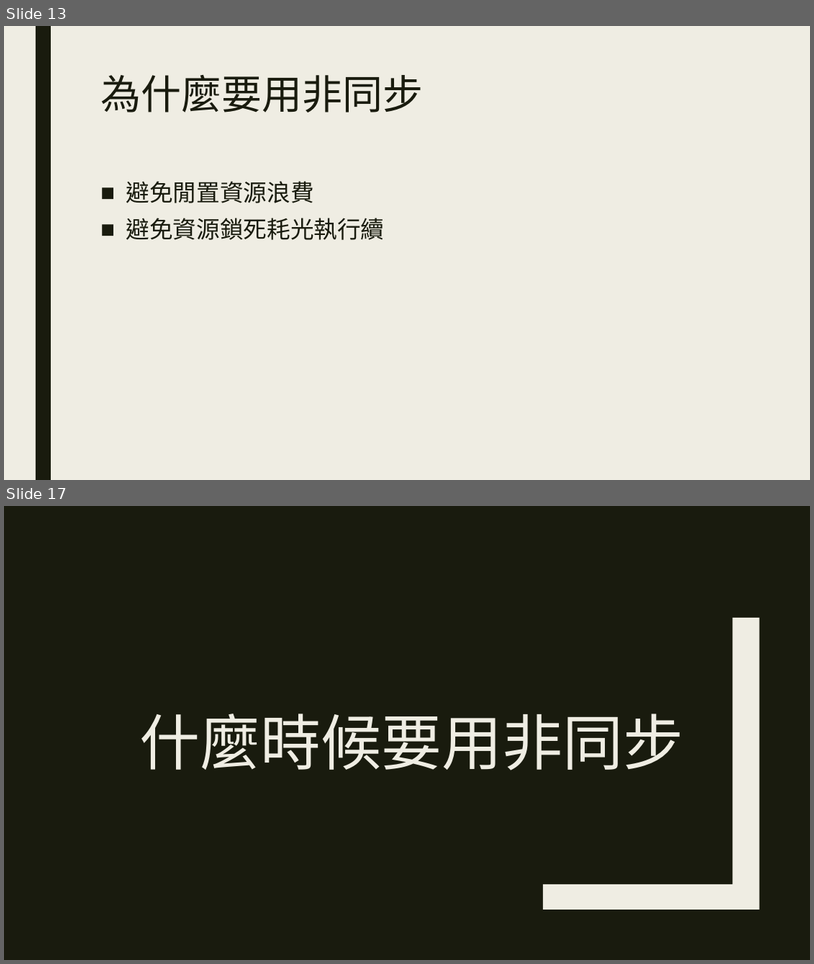
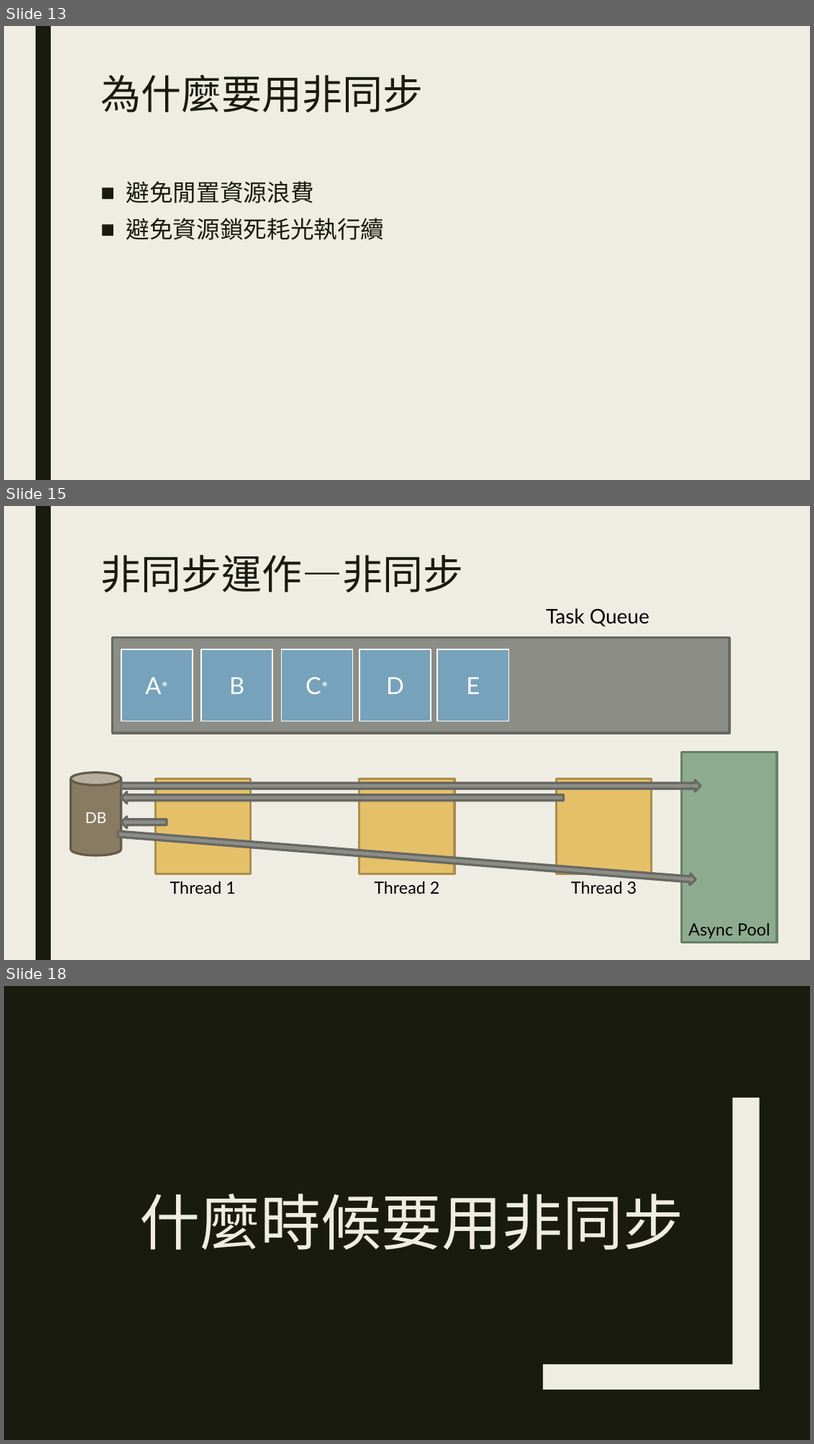
Before and after one commit to ryans610/.NET-Async-Basic, a slide deck: .NET非同步入門.pptx. Shown one above the other, each under a label of ours: slides 13 and 17 before the commit, slides 13, 15 and 18 after it; the slides between them are not shown. The pictures are 814x964 and 814x1444 pixels, drawn with LibreOffice and Linux fonts; fonts in the diff are those of the drawing. Boxes give left, top, right and bottom in pixels: in the first picture for what was removed or moved away, otherwise in the second. Text is boxed around its words. In the diff, an @@ line names an element or a change of style, - is before the commit and + after.

```diff
--- a/.NET非同步入門.pptx
+++ b/.NET非同步入門.pptx
@@ slide 15 added at (4, 506, 810, 960), background #EFEDE3; not listed: 1 template element that a slide beside it also shows @@
@@ title added at (100, 555, 463, 592), 48 pt, text #191B0E @@
+非同步運作—非同步
@@ text added at (546, 608, 650, 626), 24 pt, text #000000 @@
+Task Queue
@@ rectangle added at (112, 638, 730, 733), fill #8C8D86, outline #686863 2.75 pt @@
@@ rectangle added at (121, 649, 193, 721), fill #77A2BB, outline #FFFFFF 1.5 pt, 28 pt, text #FFFFFF @@
+A*
@@ rectangle added at (201, 649, 273, 721), fill #77A2BB, outline #FFFFFF 1.5 pt, 28 pt, text #FFFFFF @@
+B
@@ rectangle added at (282, 649, 353, 721), fill #77A2BB, outline #FFFFFF 1.5 pt, 28 pt, text #FFFFFF @@
+C*
@@ rectangle added at (360, 649, 431, 721), fill #77A2BB, outline #FFFFFF 1.5 pt, 28 pt, text #FFFFFF @@
+D
@@ rectangle added at (437, 649, 509, 721), fill #77A2BB, outline #FFFFFF 1.5 pt, 28 pt, text #FFFFFF @@
+E
@@ rectangle added at (682, 752, 777, 942), fill #8DAB8E, outline #687F69 2.75 pt @@
@@ cylinder added at (70, 772, 121, 855), fill #897B61, outline #655B48 2.75 pt, 18 pt, text #FFFFFF @@
+DB
@@ left arrow added at (121, 780, 702, 792), fill #8C8D86, outline #686863 2.75 pt @@
@@ rectangle added at (155, 778, 250, 873), fill #E6C069, outline #AA8E4E 2.75 pt @@
@@ rectangle added at (360, 778, 455, 873), fill #E6C069, outline #AA8E4E 2.75 pt @@
@@ rectangle added at (557, 778, 652, 873), fill #E6C069, outline #AA8E4E 2.75 pt @@
@@ left arrow added at (121, 792, 564, 803), fill #8C8D86, outline #686863 2.75 pt @@
@@ left arrow added at (118, 828, 697, 885), fill #8C8D86, outline #686863 2.75 pt @@
@@ left arrow added at (121, 816, 167, 828), fill #8C8D86, outline #686863 2.75 pt @@
@@ text added at (170, 880, 236, 893), 20 pt, text #000000 @@
+Thread 1
@@ text added at (374, 880, 440, 893), 20 pt, text #000000 @@
+Thread 2
@@ text added at (571, 878, 638, 893), 20 pt, text #000000 @@
+Thread 3
@@ text added at (689, 923, 770, 938), 20 pt, text #000000 @@
+Async Pool
@@ what was slide 17 is now slide 18 @@
```
Also in this commit, not shown: 8 slides changed, 1 other slide added.
